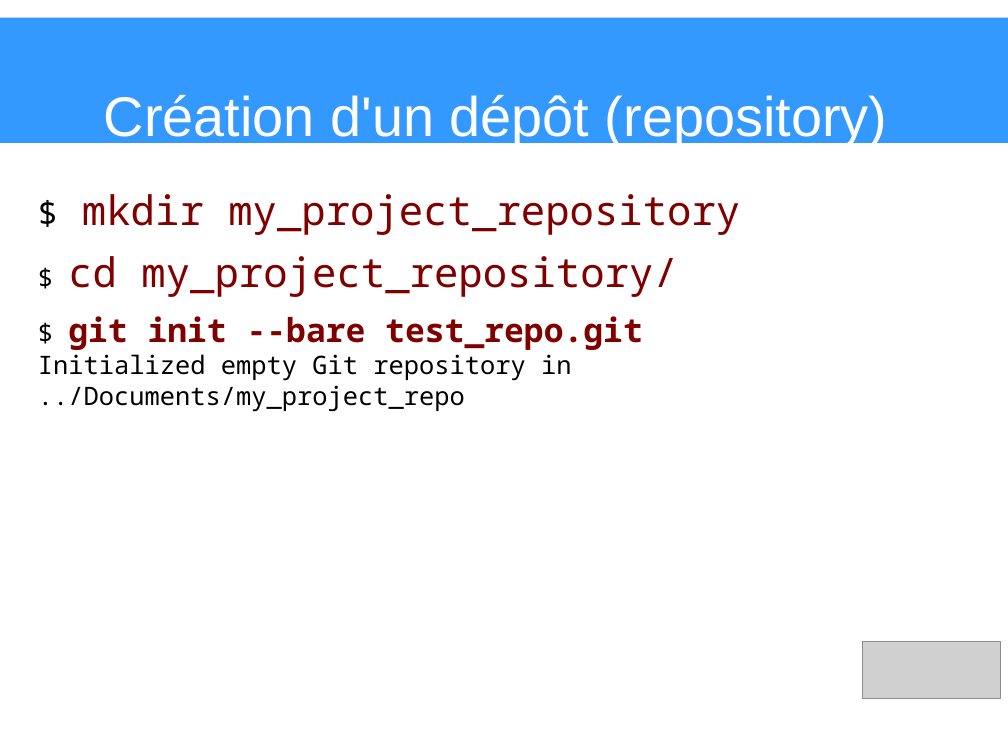
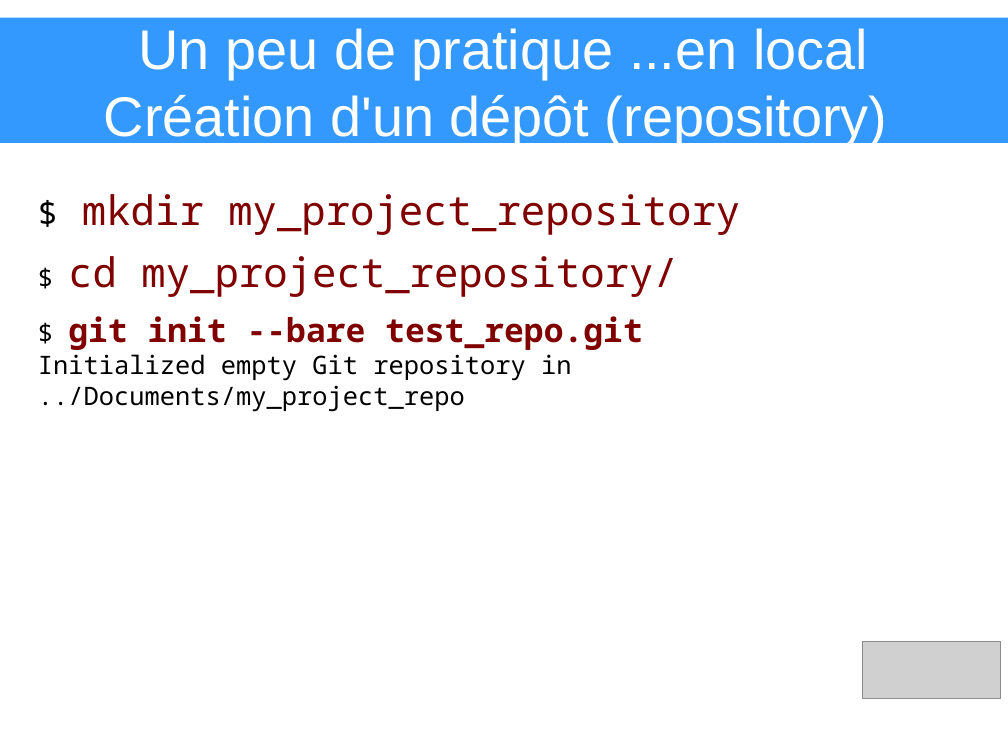
Before and after one commit to heylve/current, a slide deck: slide 4 of Presentations/git_explained.odp. Drawn at 1008x756 pixels with LibreOffice and Linux fonts; fonts in the diff are those of the drawing; grey boxes stand for pictures. Boxes give left, top, right and bottom in pixels: in the first picture for what was removed or moved away, otherwise in the second. Text is boxed around its words. In the diff, an @@ line names an element or a change of style, - is before the commit and + after.

```diff
--- a/Presentations/git_explained.odp
+++ b/Presentations/git_explained.odp
@@ title at bbox=[104, 28, 887, 146]: text changed @@
-Création d'un dépôt (repository)
+Un peu de pratique ...en local
+Création d'un dépôt (repository)
```
Also in this commit, not shown: 2 other slides changed.
